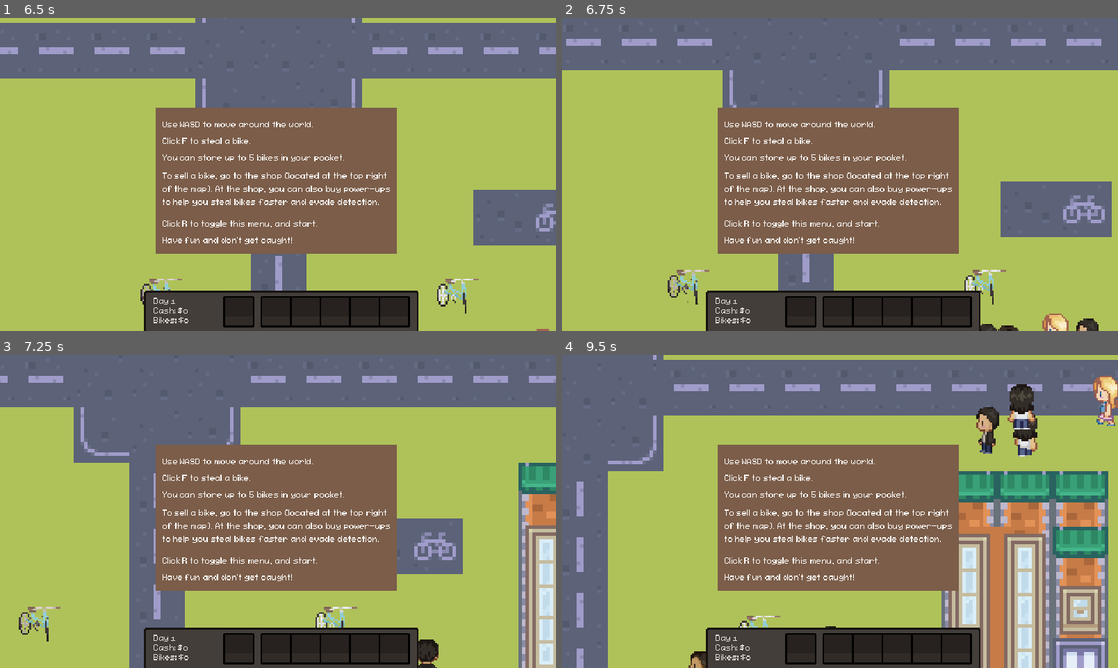
Above: before the commit, frames 1-4 (two rows, left to right).
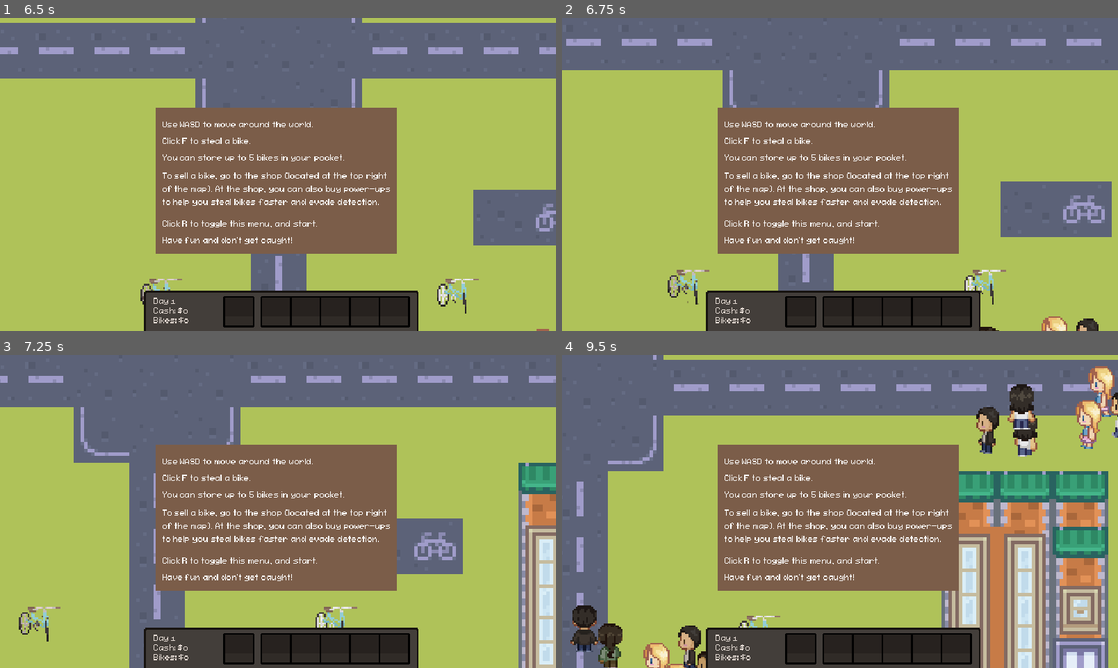
Above: after the commit, the same moments.

Repository: nithinsenthil/UCDBTS
Game: Godot game, scene res://Scenes/title.tscn
The game is run twice, just before and just after one commit, with the same random seed, the same clock (stepped at 60 frames per second) and the same inputs.
Inputs (mouse positions are in pixels of both pictures, inside the frame that each line leads up to):
- Up to frame 1 (6.5 s): click (278, 177) at 0.5 s; tap F (Interact) every 0.75 s from 1.25 to 4.25 s; move the mouse to (400, 158) at 1.27 s; hold D (Right) 1.28-2.03 s; tap L (BikeMinigameEnd) at 1.35, 5.85 s; move the mouse to (166, 190) at 2.02 s; hold S (Down) 2.03-2.78 s; tap K (BikeMinigameStart) at 2.1 s; move the mouse to (333, 105) at 2.77 s; hold D (Right) 2.78-3.53 s; tap P (CameraControlsOff) at 2.85 s; move the mouse to (250, 237) at 3.52 s; hold W (Up) 3.53-4.28 s; tap O (CameraControlsOn) at 3.6 s; move the mouse to (444, 221) at 4.27 s; hold F (Interact) 4.28-5.03 s; hold A (Left) 4.28-5.78 s; move the mouse to (111, 127) at 5.02 s; right-click (111, 127) at 5.1 s; move the mouse to (305, 174) at 5.77 s; hold S (Down) from 5.78 s (still down)
- Up to frame 2 (6.75 s): move the mouse to (756, 96) at 6.52 s; release S (Down) at 6.53 s; hold D (Right) from 6.53 s (still down); tap K (BikeMinigameStart) at 6.6 s
- Up to frame 3 (7.25 s): keep holding D (Right)
- Up to frame 4 (9.5 s): move the mouse to (962, 495) at 7.27 s; release D (Right) at 7.28 s; hold W (Up) 7.28-8.03 s; tap P (CameraControlsOff) at 7.35 s; move the mouse to (728, 527) at 8.02 s; hold D (Right) 8.03-8.78 s; tap O (CameraControlsOn) at 8.1 s; move the mouse to (895, 442) at 8.77 s; hold S (Down) from 8.78 s (still down); hold F (Interact) from 8.78 s (still down)

Frame 1 is identical in both runs. In frame 2, 0.3% of the frame differs, in the area x 75-92%, y 94-100%; in frame 3, 0.3%; in frame 4, 3.1%, in the area x 1-100%, y 3-100%.

Commit message:
Make NPC less likely to rest

Diff:
--- a/ucdbts/Scripts/NPC/npc.gd
+++ b/ucdbts/Scripts/NPC/npc.gd
@@ -11,7 +11,7 @@
 func _physics_process(delta: float) -> void:
 	state._physics_process(delta) # move_and_slide called here
 	if state.expired:
-		if randf() < 0.33:
+		if randf() < 0.05:
 			state = state._on_tired(self)
 		else:
 			state = state._on_recovered(self)
